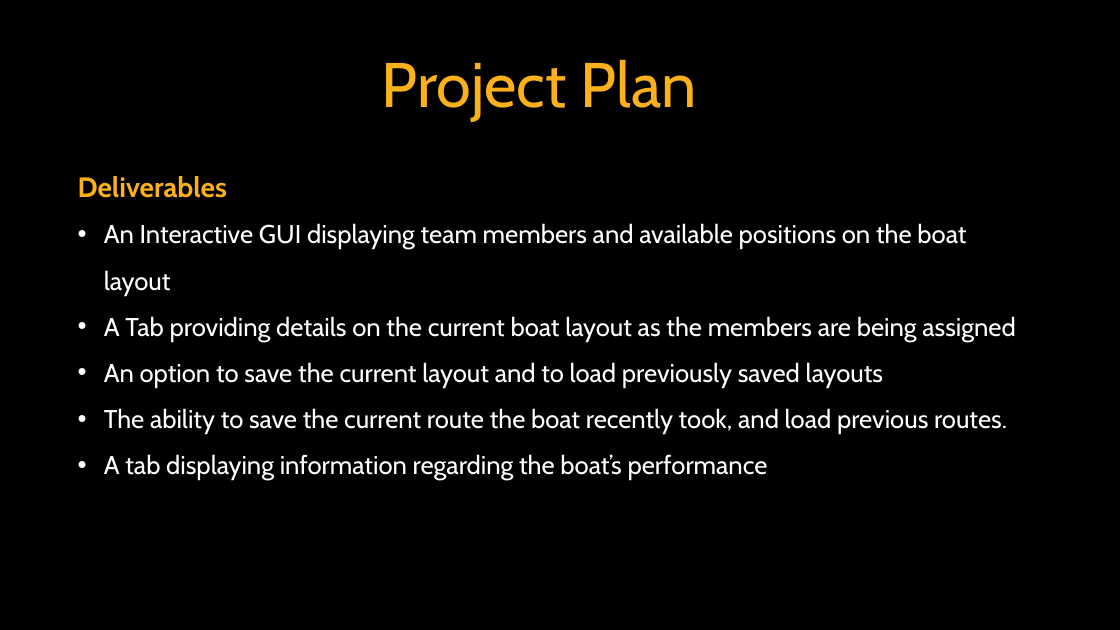
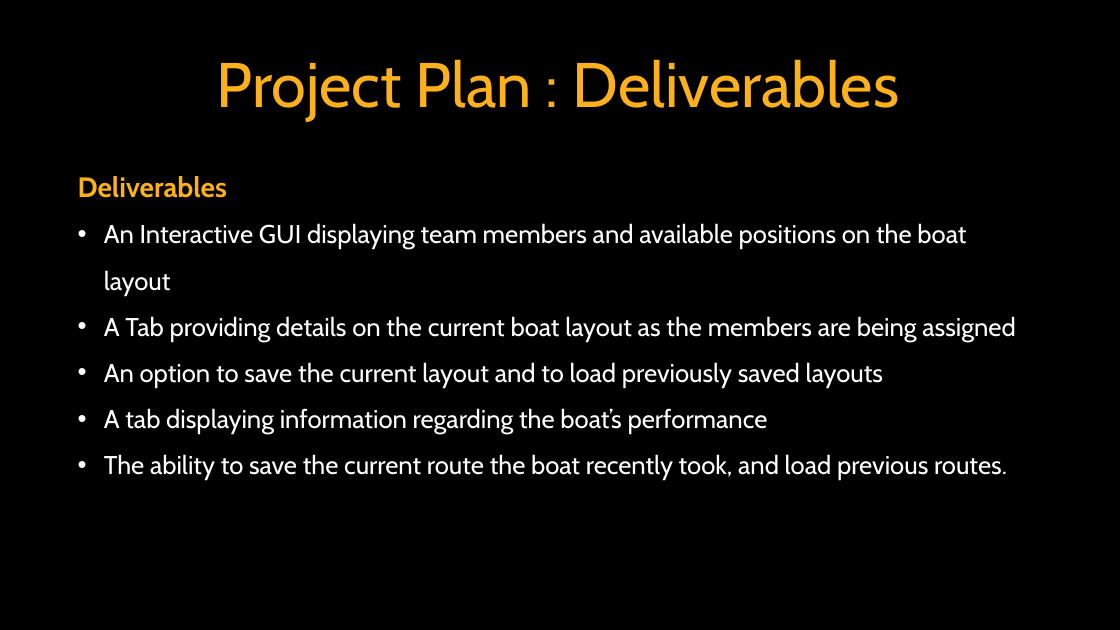
Before and after one commit to AB-Cobb/Capstone, a slide deck: slide 5 of docs/Capstone Presentation.pptx. Drawn at 1120x630 pixels with LibreOffice and Linux fonts; fonts in the diff are those of the drawing; background and template pictures are left out. Boxes give left, top, right and bottom in pixels: in the first picture for what was removed or moved away, otherwise in the second. Text is boxed around its words. In the diff, an @@ line names an element or a change of style, - is before the commit and + after.

```diff
--- a/docs/Capstone Presentation.pptx
+++ b/docs/Capstone Presentation.pptx
@@ title at bbox=[216, 59, 899, 122]: text changed @@
-Project Plan
+Project Plan : Deliverables
@@ text at bbox=[104, 408, 768, 434]: paragraph added @@
+• A tab displaying information regarding the boat’s performance
@@ text at bbox=[104, 454, 768, 480]: paragraph removed @@
-• A tab displaying information regarding the boat’s performance
```
Also in this commit, not shown: 5 other slides changed, 1 slide added, 1 slide removed.
